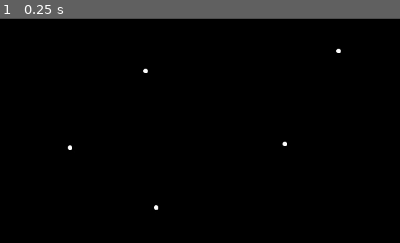
Above: before the commit, frame 1.
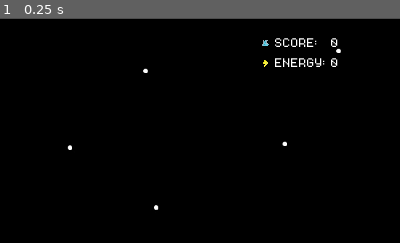
Above: after the commit, the same moment.

Repository: ynneB98/ProjectW
Game: Godot game, scene res://mainScene.tscn
The game is run twice, just before and just after one commit, with the same random seed, the same clock (stepped at 60 frames per second) and the same inputs.
Inputs:
- Up to frame 1 (0.25 s): no input
The pictures show only the part of the screen within x 50-100%, y 0-50%; the shares and areas given below are measured in that part.

The runs differ from the first frame. In frame 1, 0.7% of the frame differs, in the area x 65-85%, y 8-22%.

Commit message:
[sad git noises]

Diff:
--- a/mainScene.tscn
+++ b/mainScene.tscn
@@ -1,8 +1,16 @@
-[gd_scene load_steps=4 format=2]
+[gd_scene load_steps=9 format=2]
 
 [ext_resource path="res://Ressources/images/space.jpg" type="Texture" id=1]
 [ext_resource path="res://GUI/Inventory.tscn" type="PackedScene" id=2]
+[ext_resource path="res://Ressources/sounds/Title_Song.mp3" type="AudioStream" id=3]
 [ext_resource path="res://mainScene.gd" type="Script" id=4]
+[ext_resource path="res://Ressources/images/Overlay_Sprites/Sprite_Thunder.gif" type="SpriteFrames" id=5]
+[ext_resource path="res://Ressources/images/Overlay_Sprites/Sprite_Wissenschaftspunkte.gif" type="SpriteFrames" id=6]
+[ext_resource path="res://Ressources/font/Savior1.ttf" type="DynamicFontData" id=7]
+
+[sub_resource type="DynamicFont" id=1]
+size = 32
+font_data = ExtResource( 7 )
 
 [node name="Main Scene" type="Node2D"]
 script = ExtResource( 4 )
@@ -18,3 +26,63 @@
 margin_top = 576.0
 margin_right = 216.0
 margin_bottom = 576.0
+
+[node name="RessourceOverlay" type="Node2D" parent="."]
+position = Vector2( 1056, 32 )
+
+[node name="ScoreLabel" type="Label" parent="RessourceOverlay"]
+margin_left = 24.0
+margin_top = -8.0
+margin_right = 88.0
+margin_bottom = 18.0
+custom_fonts/font = SubResource( 1 )
+text = "Score:"
+align = 1
+valign = 1
+uppercase = true
+
+[node name="ScoreCount" type="Label" parent="RessourceOverlay/ScoreLabel"]
+margin_left = 80.0
+margin_right = 112.0
+margin_bottom = 26.0
+custom_fonts/font = SubResource( 1 )
+text = "0"
+align = 1
+valign = 1
+
+[node name="ScoreGIF" type="AnimatedSprite" parent="RessourceOverlay/ScoreLabel"]
+position = Vector2( -16, 16 )
+frames = ExtResource( 6 )
+frame = 11
+playing = true
+
+[node name="EnergyLabel" type="Label" parent="RessourceOverlay"]
+margin_left = 24.0
+margin_top = 24.0
+margin_right = 100.0
+margin_bottom = 50.0
+custom_fonts/font = SubResource( 1 )
+text = "Energy:"
+align = 1
+valign = 1
+uppercase = true
+
+[node name="EnergyCount" type="Label" parent="RessourceOverlay/EnergyLabel"]
+margin_left = 80.0
+margin_right = 112.0
+margin_bottom = 26.0
+custom_fonts/font = SubResource( 1 )
+text = "0"
+align = 1
+valign = 1
+
+[node name="EnergyGIF" type="AnimatedSprite" parent="RessourceOverlay/EnergyLabel"]
+position = Vector2( -16, 16 )
+frames = ExtResource( 5 )
+frame = 9
+playing = true
+
+[node name="AudioStreamPlayer" type="AudioStreamPlayer" parent="."]
+stream = ExtResource( 3 )
+volume_db = -5.0
+autoplay = true
